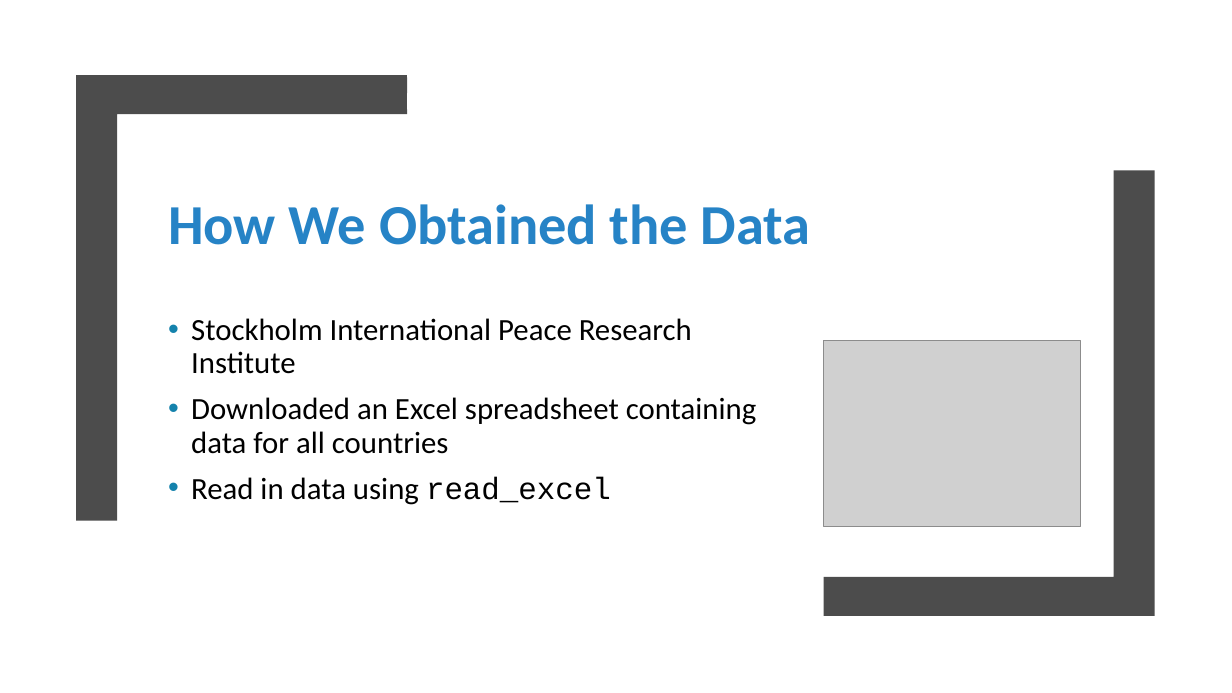
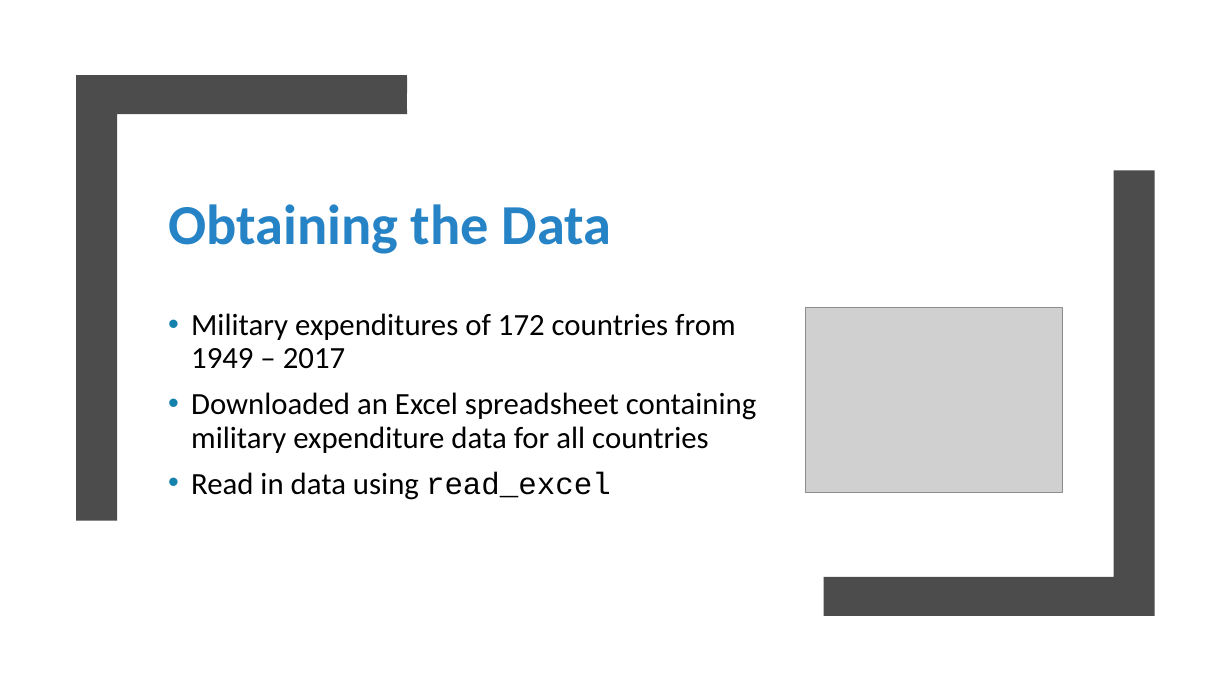
Before and after one commit to xazip/ds202_Final_Project, a slide deck: slide 2 of DS 202 Final Presentation.pptx (slide 3 before the commit). Drawn at 1232x693 pixels with LibreOffice and Linux fonts; fonts in the diff are those of the drawing; grey boxes stand for pictures. Boxes give left, top, right and bottom in pixels: in the first picture for what was removed or moved away, otherwise in the second. Text is boxed around its words. In the diff, an @@ line names an element or a change of style, - is before the commit and + after.

```diff
--- a/DS 202 Final Presentation.pptx
+++ b/DS 202 Final Presentation.pptx
@@ title at [168, 204, 612, 254]: text changed @@
-How We Obtained the Data
+Obtaining the Data
@@ text at [191, 313, 757, 453]: text changed @@
-• Stockholm International Peace Research Institute
-• Downloaded an Excel spreadsheet containing data for all countries
+• Military expenditures of 172 countries from 1949 – 2017
+• Downloaded an Excel spreadsheet containing military expenditure data for all countries
@@ picture: place and size @@
-picture at [824, 341, 1081, 527]
+picture at [805, 308, 1062, 494]
```
Also in this commit, not shown: 7 other slides changed, 3 slides added.
